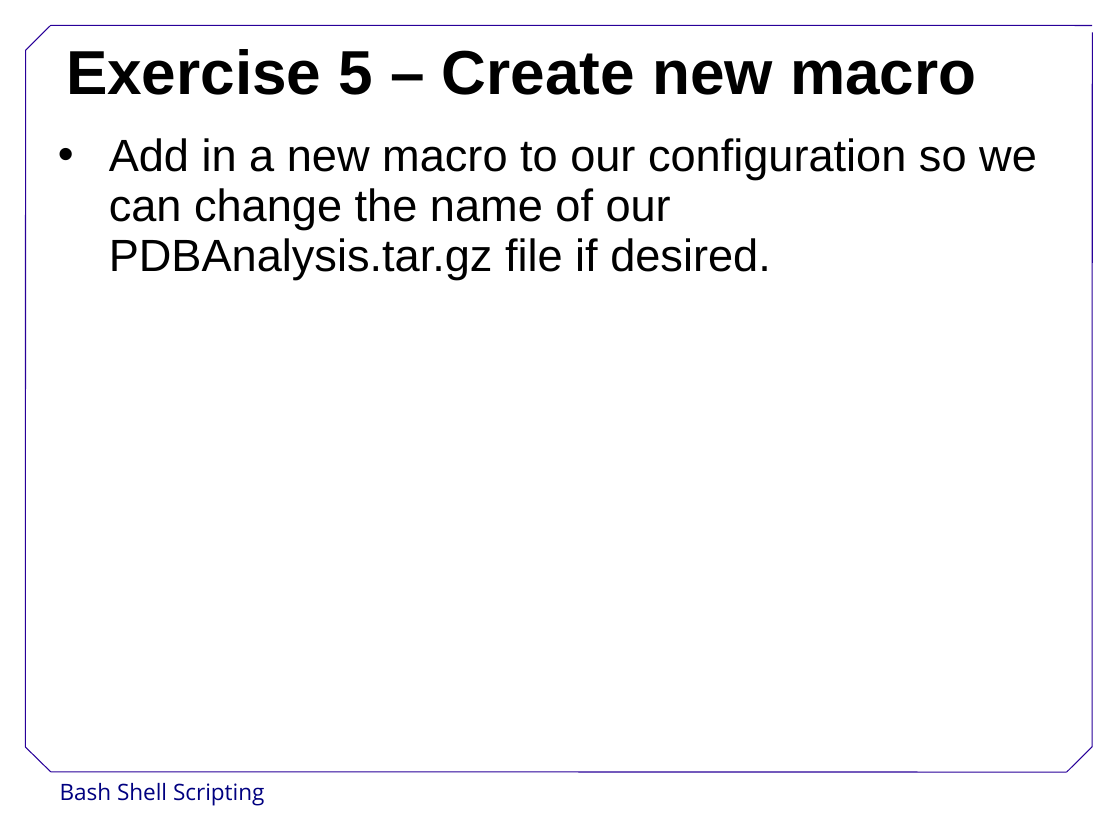
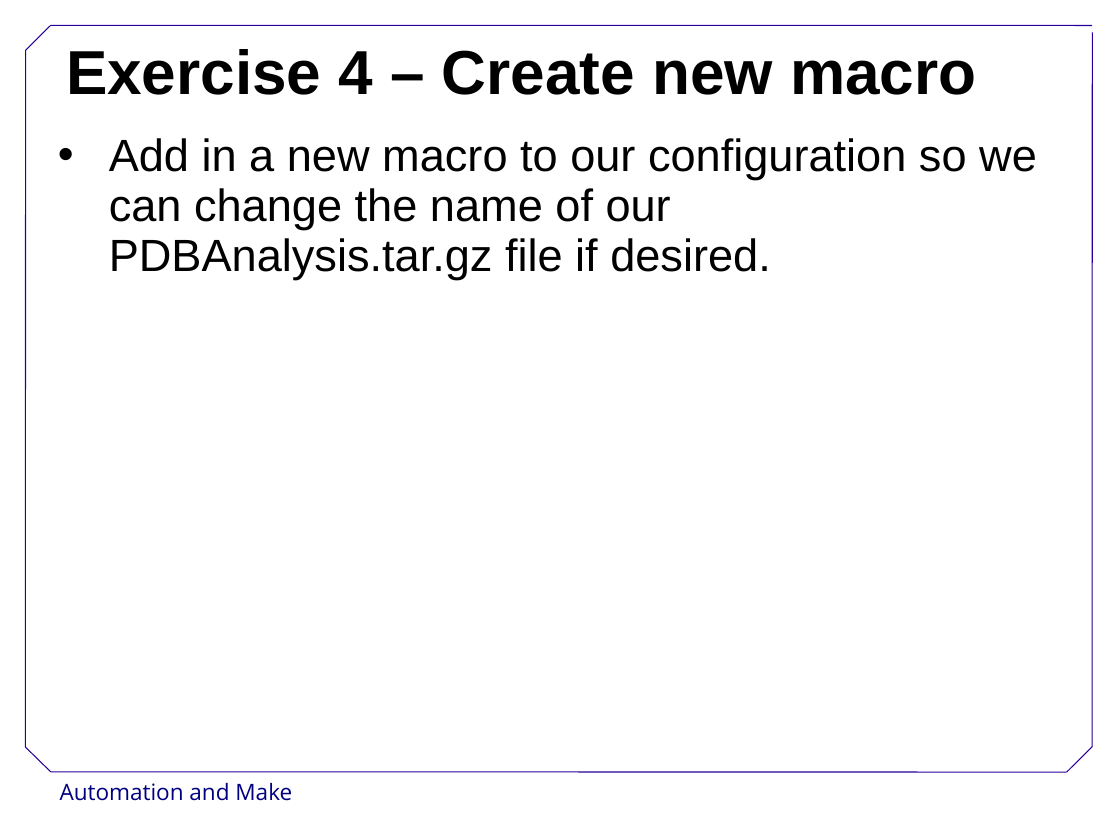
Before and after one commit to swcarpentry/DEPRECATED-boot-camps, a slide deck: slide 13 of AutomationMake.ppt. Drawn at 1120x840 pixels with LibreOffice and Linux fonts; fonts in the diff are those of the drawing; background and template pictures are left out. Boxes give left, top, right and bottom in pixels: in the first picture for what was removed or moved away, otherwise in the second. Text is boxed around its words. In the diff, an @@ line names an element or a change of style, - is before the commit and + after.

```diff
--- a/AutomationMake.ppt
+++ b/AutomationMake.ppt
@@ title at box(66, 49, 976, 95): text changed @@
-Exercise 5 – Create new macro
+Exercise 4 – Create new macro
@@ text at box(60, 783, 292, 801): text changed @@
-Bash Shell Scripting
+Automation and Make
```
Also in this commit, not shown: 13 other slides changed, 1 slide added, 1 slide removed, 6 other files.
